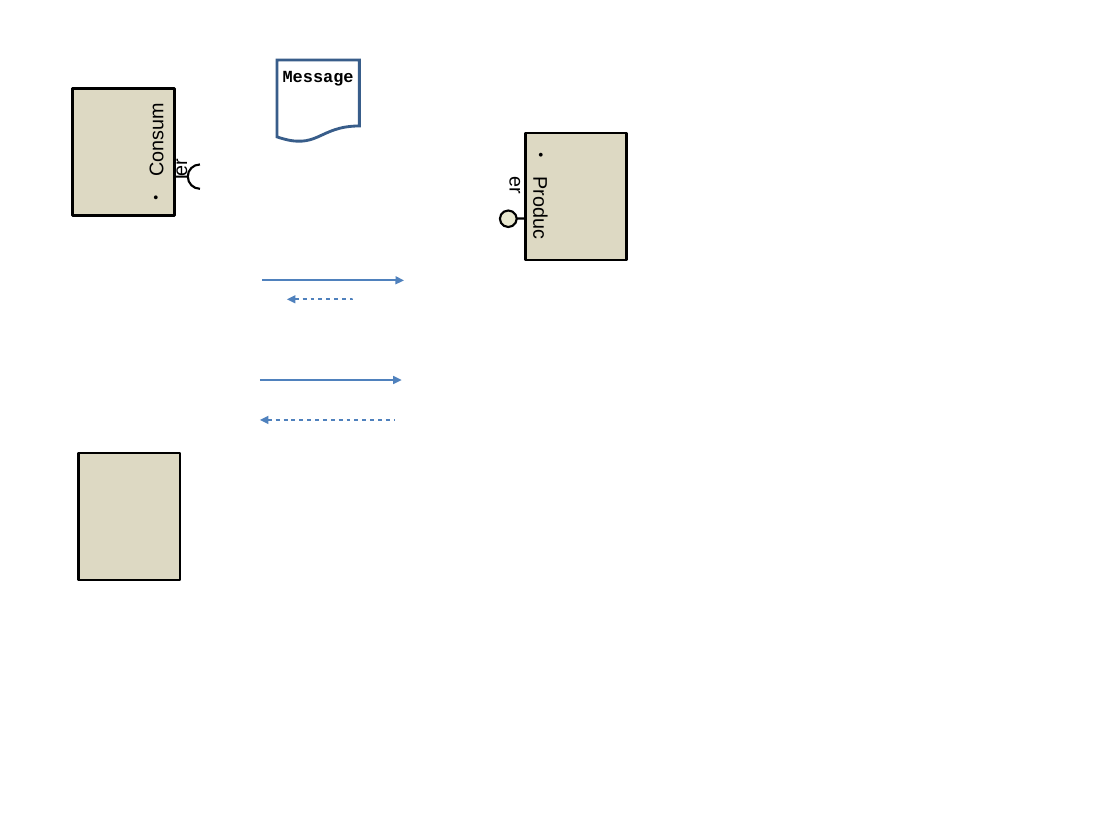
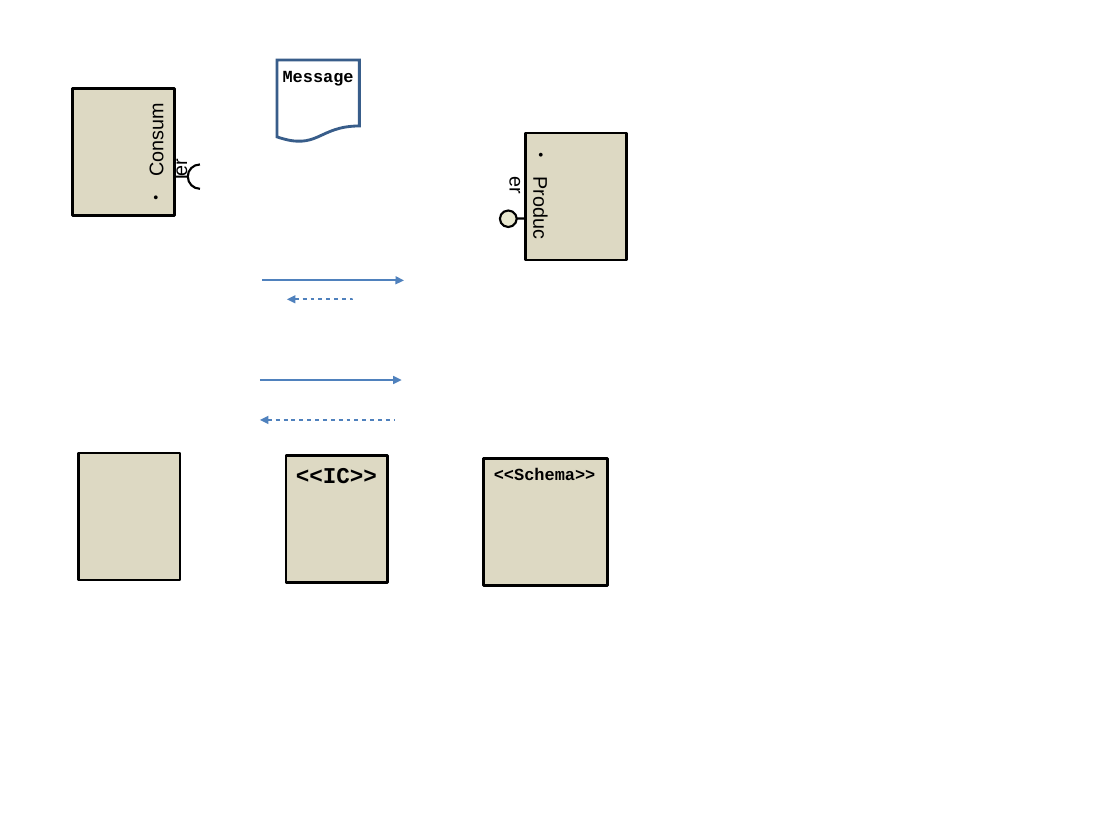
Before and after one commit to cloudtrends/soi-toolkit, a slide deck: slide 1 of docs/soitoolkit-images.odp. Drawn at 1120x840 pixels with LibreOffice and Linux fonts; fonts in the diff are those of the drawing. Boxes give left, top, right and bottom in pixels: in the first picture for what was removed or moved away, otherwise in the second. Text is boxed around its words. In the diff, an @@ line names an element or a change of style, - is before the commit and + after.

```diff
--- a/docs/soitoolkit-images.odp
+++ b/docs/soitoolkit-images.odp
@@ rectangle added at [286, 456, 387, 583], fill #DDD9C3, outline #000000 2.01 pt, 16 pt, text #000000, bold @@
+<<IC>>
@@ rectangle added at [484, 458, 608, 585], fill #DDD9C3, outline #000000 2.01 pt, 12 pt, text #000000, bold @@
+<<Schema>>
```
Also in this commit, not shown: 2 slides added.
